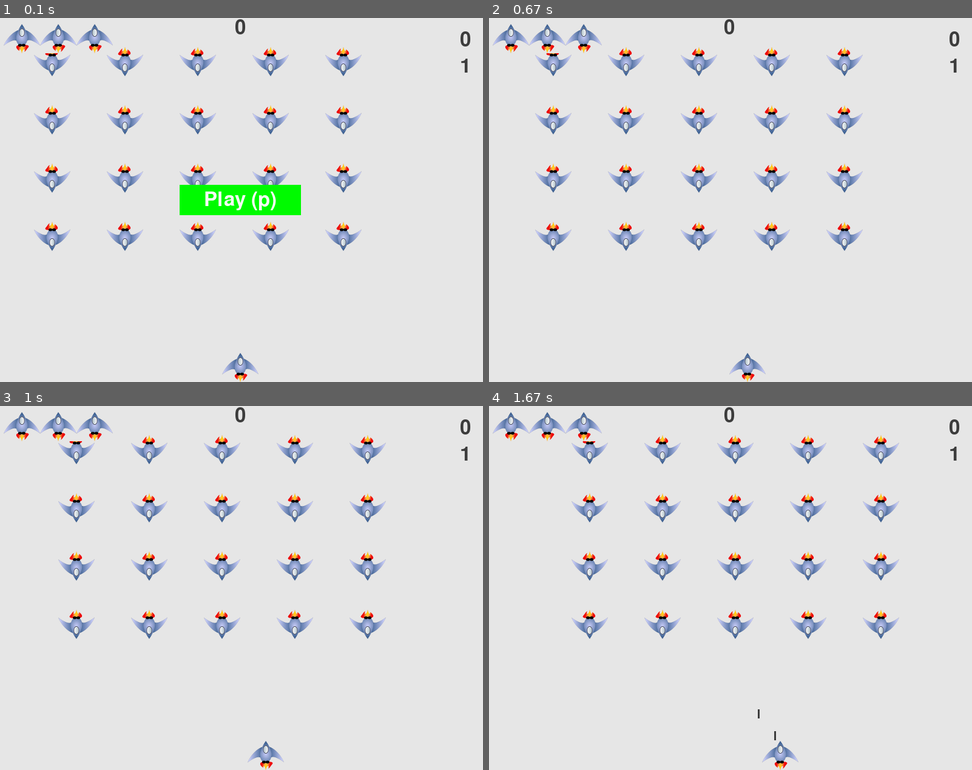
Above: before the commit, frames 1-4 (two rows, left to right).
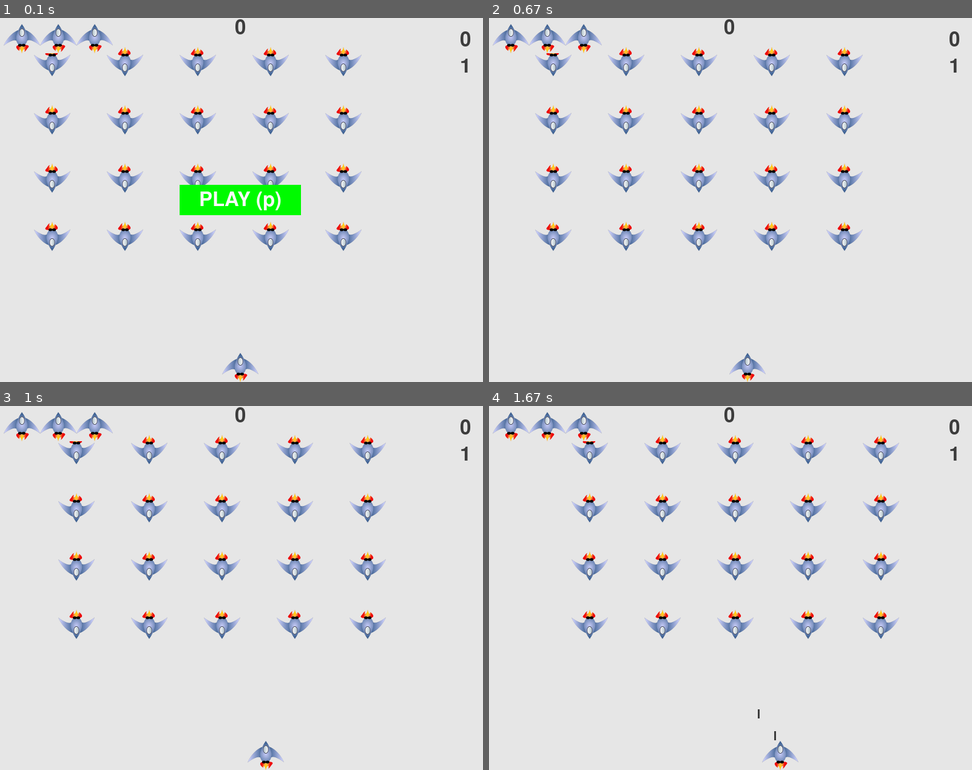
Above: after the commit, the same moments.

Repository: GEORGE1256/WAREHOUSE
Game: pygame game, started from alien_invasion/alien_invasion.py
The game is run twice, just before and just after one commit, with the same random seed, the same clock (stepped at 60 frames per second) and the same inputs.
Inputs (mouse positions are in pixels of both pictures, inside the frame that each line leads up to):
- Up to frame 1 (0.1 s): no input
- Up to frame 2 (0.67 s): hold P from 0.33 s (still down); hold Right from 0.33 s (still down)
- Up to frame 3 (1 s): release P at 0.8 s; release Right at 0.8 s; click (241, 588) at 0.88 s
- Up to frame 4 (1.67 s): hold Right 1.17-1.63 s; tap Space at 1.23, 1.53 s

The runs differ from the first frame. In frame 1, 0.5% of the frame differs, in the area x 41-59%, y 47-53%; in frame 2, nothing differs; in frame 3, nothing differs; in frame 4, nothing differs.

Commit message:
Read code and take some note

Diff:
--- a/alien_invasion/alien_invasion.py
+++ b/alien_invasion/alien_invasion.py
@@ -17,26 +17,28 @@
     pygame.init()
     # screen = pygame.display.set_mode((1200, 800))
     ai_settings = Settings()
-    screen = pygame.display.set_mode(
-        (ai_settings.screen_width, ai_settings.screen_height)
-    )
+    screen = pygame.display.set_mode((ai_settings.screen_width, ai_settings.screen_height))
     pygame.display.set_caption("Alien Invasion")
     # 创建Play 按钮
-    play_button = Button(ai_settings, screen, "Play (p)")
+    play_button = Button(ai_settings, screen, "PLAY (p)")
 
     # 创建存储游戏统计信息的实例；创建记分牌
     stats = GameStats(ai_settings)
+    # 此处的参数 = 初始化中的参数
     sb = Scoreboard(ai_settings, screen, stats)
-    # 此处的参数 = 初始化中的参数
 
     # 创建飞船；一个子弹编组；一个外星人编组
     ship = Ship(ai_settings, screen)
+
     # 创建存储子弹的编组
     bullets = Group()
+
     # 创建一个外星人
     # alien = Alien(ai_settings, screen)
+
     # 创建外星人编组
     aliens = Group()
+
     # 创建外星人群
     gf.create_fleet(ai_settings, screen, ship, aliens)
 
@@ -45,15 +47,28 @@
 
         # 监视键盘和鼠标事件
         gf.check_events(ai_settings, screen, stats, play_button, sb, ship, aliens, bullets)
+
+        # 激活游戏
         if stats.game_active:
             # 判断是否处于活动状态
+            # check_events()会改变stats.game_active的值；点击“PLAY" 按钮，这个值 =True；
             ship.update()
+            # ship 是一个类，
             gf.update_bullets(ai_settings, screen, stats, sb, ship, aliens, bullets)
             gf.update_aliens(ai_settings, stats, sb, screen, ship, aliens, bullets)
 
+            """
+            # 为啥bullets_update() 不放在 bullets.py文件中，而是放在了gf 中？就像ship.update() 一样
+            # ship.update() 和 bullets.update() 有啥不同？如果放进去有啥缺点？
+            # bullet.py中，有专门的 update() 函数；而且前者调用了后者
+            这样看来，可以把update_bullets() 放入bullet.py中
+            根据相同对象统一文件的原则，放入更方便阅读，更容易理解；
+            """
+
         # 重新绘制屏幕
+        # 如果放在 if 条件下，界面黑屏，无法显示
         gf.update_screen(ai_settings, screen, stats, sb, ship, aliens, bullets, play_button)
-        # 如果放在 if 条件下，界面黑屏，无法显示
+
 
 
 run_game()
--- a/alien_invasion/codingLog.py
+++ b/alien_invasion/codingLog.py
@@ -1,4 +1,7 @@
 """
+2020年1月28日
+1. python 文件有改动且未保存，文件名在VSCODE 标签上显示斜体字
+
 2020年1月22日
 
 1.
@@ -10,8 +13,9 @@
 = 修改路径有效：(alien_invasion\images\ship.bmp)
 
 原因如下：工作的主文件是python, 而图片路径是('image\ship.bmp'),
-系统直接在主文件Python下面找图片路径，结果肯定找不到，补充完整：
-'alien_invasion\images\ship.bmp',搞定
+系统直接在主文件Python下面找图片，结果肯定找不到，补充完整路径：
+'alien_invasion\images\ship.bmp'
+
 这个答案是在英文网站上看到的，第一次看的不是很明白，按照提示修改之后，
 反复查看，才搞懂了。
 
@@ -28,6 +32,7 @@
     1. 引入模块：import os
     2. 获取当前工作目录，并打印：print(os.getcwd())
     3. 注意打印语法： 打印内容，加括号
+    4. 任何一个script.py都可以，比如ship.py
 
 3. 报错：TypeError: '>=' not supported between instances of 'int' and 'pygame.Rect'
 = 拼写错误；
@@ -40,20 +45,24 @@
 1. rect, 首字母大写
 self.rect = pygame.Rect(0, 0, self.width, self.height)
 
+pygame中Rect(left, top, width, height)
+
 2. 没有报错，但是屏幕是黑色的
-= update_screen 函数少了写参数：stats
+= update_screen 少了参数：stats
 = 无法判断问题在哪里，猜测不到；可能是个很基础的问题，因为之前的元素也无法显示了
 = 和书本核对了两遍，没找到问题；重点核对了主框架，没发现问题
     先放过，下次再检查
 
 2020年1月25日
-1. (延续昨天的问题)= ailen_invasion, 主循环中，如果不添加“if stats.game_active:”，则可以显示飞船，但是PLAY按钮直接出现了，
-    也就是按钮判断生效导致了问题。
-检查了button的运行逻辑，game_active = False时，才显示PLAY;
-初始化状态下，game_active = Flase，且应当显示PLAY；但是没有显示；
-因为显示PLAY的update_screen函数放在了if 判断之内（game_active = True）
-所以PLAY无法显示。
+
+1. (延续昨天的问题)= ailen_invasion.py
+主循环中，如果不添加“if stats.game_active:”，则可以显示飞船，但是PLAY按钮直接出现了，
+也就是按钮判断生效导致了问题。
+
 = 将update_screen 移出if 判断之后，可以正常显示PLAY
+
+原因：update_screen 函数放在了 if stats.game_active 之中；正确的写法是不放入，
+因为在游戏没有激活的时候，也是需要update_screen 的。
 
 2. 如何确定函数的参数？
     根据函数内部，参数出现的顺序，依次排列参数
@@ -61,15 +70,17 @@
 
 3. 多动手写写“动手试一试”，可以帮助理解代码；一味的抄写代码，难免陷入无聊的境地
 
-4. 增加游戏难度
-
 2020年1月26日
 
 1. intersect:  相交; 交叉; 横穿; 贯穿; 横断;
 
-2. pygame.sprite.groupcollide()的返回值会有这三种。精灵组无碰撞发生则返回
-空字典（{}的布尔值是Flase）,发生碰撞则返回字典，其中子弹为键，外星人为值。
-每当检测到碰撞发生都会返回一个这样的字典。
+2. pygame.sprite.groupcollide() 返回值会有这3种。
+    1. 精灵组无碰撞发生则返回空字典（{}的布尔值是Flase）
+    2. 发生碰撞则返回字典，其中子弹为键，外星人为值。每当检测到碰撞发生都会返回一个这样的字典。
+    3. 如果一个子弹击中多个，则包含多个外星人（值）
+查看文档吧：groupcollide(group1, group2, dokill1, dokill2, collided = None) -> Sprite_dict
+If either dokill argument is True, the colliding Sprites will be removed from
+ their respective Group
 
 举例：
 1 {}; 没有击中
@@ -85,7 +96,7 @@
 
 不懂的模块，可以找官方文档查看；或者打印模块的返回值；
 
-3.函数round()
+3.函数round()， 圆整
 通常让小数精确到小数点后多少位，其中小数位数是由第二个实参指定的。然
 而，如果将第二个实参指定为负数，round()将圆整到最近的10、100、1000等整数倍。
 
--- a/alien_invasion/game_functions.py
+++ b/alien_invasion/game_functions.py
@@ -1,30 +1,62 @@
 import sys
+# sleep 是用来干嘛的？
 from time import sleep
 import pygame
-
 from bullet import Bullet
 from alien import Alien
+
+# 主框架中调用的函数
+def check_events(ai_settings, screen, stats, play_button, sb, ship, aliens, bullets):
+    # 响应按键和鼠标事件
+    for event in pygame.event.get():
+        if event.type == pygame.QUIT:
+            # 点击关闭
+            sys.exit()
+        elif event.type == pygame.KEYDOWN:
+            # 按键按下
+            check_keydown_events(event, ai_settings, screen, stats, sb, ship, aliens, bullets)
+        elif event.type == pygame.KEYUP:
+            # 按键松开
+            check_keyup_events(event, ship)
+        elif event.type == pygame.MOUSEBUTTONDOWN:
+            # 检查用户是否点击PLAY按钮
+            # 鼠标左击（单击）根据鼠标单击范围确定单击元素
+            mouse_x, mouse_y = pygame.mouse.get_pos()
+            # 调用PLAY按钮
+            check_play_button(ai_settings, screen, stats, play_button, sb, ship, aliens,
+                bullets, mouse_x, mouse_y)
 
 def check_keydown_events(event, ai_settings, screen, stats, sb, ship, aliens, bullets):
     # 响应按键
     if event.key == pygame.K_RIGHT:
         ship.moving_right = True
+        # 修改移动标志为True，运行到主框架中的ship.update() 时，会执行向右移动的代码；
+        # 只要一直按着RIGHT，ship.moving_right 一直等于True，ship.update 也会一直运行右移代码
+        # ship 也会一直向右移动
     elif event.key == pygame.K_LEFT:
         ship.moving_left = True
     elif event.key == pygame.K_SPACE:
         # 创建子弹，并将其加入到编组bullets中
         fire_bullet(ai_settings, screen, ship, bullets)
+        # 封装的函数，在本文件中
+        # fire_bullet() 为啥不放入bullet.py中的Bullet类中？
+
+        # 按照SPACE子弹一直发射的实现方法：参考按住右箭头ship一直右移的方法
+        # 设置射击标志，只要射击标志 =True,一直循环执行fire_bullet()代码块
     elif event.key == pygame.K_q:
         sys.exit()
+        # 退出，不是在这里封装的
     elif event.key == pygame.K_p:
-        # 按p，开始游戏， == play
+        # 按p，开始游戏
         start_game(ai_settings, screen, stats, sb, ship, aliens, bullets)
 
 def fire_bullet(ai_settings, screen, ship, bullets):
+    # 创建子弹，并将其加入到编组bullets中
     # 如果还没有达到限制，就发射一颗子弹
-    # 创建子弹，并将其加入到编组bullets中
     if len(bullets) < ai_settings.bullets_allowed:
+        # 创建bullet 实例
         new_bullet = Bullet(ai_settings, screen, ship)
+        # 加入到bullets编组中
         bullets.add(new_bullet)
 
 def check_keyup_events(event, ship):
@@ -34,39 +66,27 @@
     elif event.key == pygame.K_LEFT:
         ship.moving_left = False
 
-def check_events(ai_settings, screen, stats, play_button, sb, ship, aliens, bullets):
-    # 响应按键和鼠标事件
-    for event in pygame.event.get():
-        if event.type == pygame.QUIT:
-            sys.exit()
-        elif event.type == pygame.KEYDOWN:
-            check_keydown_events(event, ai_settings, screen, stats, sb, ship, aliens, bullets)
-        elif event.type == pygame.KEYUP:
-            check_keyup_events(event, ship)
-        elif event.type == pygame.MOUSEBUTTONDOWN:
-            # 检查用户是否点击PLAY按钮
-            mouse_x, mouse_y = pygame.mouse.get_pos()
-            # 调用PLAY按钮
-            check_play_button(ai_settings, screen, stats, play_button, sb, ship, aliens,
-                bullets, mouse_x, mouse_y)
-
 def check_play_button(ai_settings, screen, stats, play_button, sb, ship, aliens,
         bullets, mouse_x, mouse_y):
-    # 检查用户是否点击PLAY按钮
+    # 检查用户是否点击PLAY按钮；
+
     button_clicked = play_button.rect.collidepoint(mouse_x, mouse_y)
+    # 返回值 True, False；参数是光标点击的位置
+    # play_button 在主框架中定义的是，初始化程序时显示
     if button_clicked and not stats.game_active:
         # 重置游戏设置
         ai_settings.initialize_dynamic_settings()
         # 开始新的游戏
         start_game(ai_settings, screen, stats, sb, ship, aliens, bullets)
 
-
+# 初始化系统设置
 def start_game(ai_settings, screen, stats, sb, ship, aliens, bullets):
     # 按P重新开始游戏
     # 隐藏光标
     pygame.mouse.set_visible(False)
-    # 重置游戏统计信息
+    # 重置游戏统计信息：本质就是重新执行一遍对应的代码
     stats.reset_stats()
+    # 启动游戏标志
     stats.game_active = True
 
     # 重记记分牌图像；飞船与外星人撞击时调用 sb
@@ -75,7 +95,7 @@
     sb.prep_level()
     sb.prep_ships()
 
-    # 清空编组
+    # 清空编组；aliens 是在主框架中创建的编组；
     aliens.empty()
     bullets.empty()
 
@@ -83,14 +103,9 @@
     create_fleet(ai_settings, screen, ship, aliens)
     ship.center_ship()
 
-    """
-    如何确定函数参数？
-    """
-
-
-
+# 更新屏幕上的图像，切换到新屏幕
 def update_screen(ai_settings, screen, stats, sb, ship, aliens, bullets, play_button):
-    # 更新屏幕上的图像，切换到新屏幕
+
     screen.fill(ai_settings.bg_color)
     # 在飞船和外星人后面，重绘子弹
     for bullet in bullets.sprites():
@@ -115,6 +130,22 @@
         if bullet.rect.bottom <= 0:
             bullets.remove(bullet)
     # print(len(bullets))
+    """
+    为啥遍历的是bullets.copy()? 删除的是bullets.remove()?
+    好像有点感觉了，循环、删除时，是按照bullets中的元素位置执行的：1-5 逐个执行。
+    先处理第一个
+    位置，然后处理第二个位置，依次类推，不管是不是这个元素。如果循环bullets，
+    删除1 后，2 补位到 1 的
+    位置，那2 原来的位置是空，那就不会删除 2 了，最后只会删除1、3、5， 2、4 补
+    位了，所以没删除。
+
+    循环副本时，先删除 bullets 中 的 1 ，2 前移到 1 的位置；因为bullets.copy中
+    的 1 没有删除，2 不会前移，所以第二次循环 bullets.copy 中的第二个元素：2；
+    之后是循环 第三个元素：3， 依次类推，这样就避免了上面的问题。虽然bullets中
+    的元素被删除了，但是bullets.copy的元素并没有改动，所以会循环到bullets（=
+    bullets.copy）的中的所有元素。
+
+    """
 
     # 检查子弹是否击中外星人，如果击中，删除外星人和子弹; P248
     check_bullet_alien_collisions(ai_settings, screen, stats, sb, ship, aliens, bullets)
@@ -124,11 +155,11 @@
     collisions = pygame.sprite.groupcollide(bullets, aliens, True, True)
 
     if collisions:
-        # 统计分数
+        # 统计分数；collisions 返回的是字典，collisions.values(), 返回的是键值中的值。
+        # 检查每个子弹击中的外星人的数量，键值关系：一对多关系
         for aliens in collisions.values():
             stats.score += ai_settings.alien_points * len(aliens)
-            # 为啥这里统计的是len(aliens)? 什么原理？aliens 是 collisions.values()
-            # 中的aliens, 这样就说的通了。
+            # 为啥这里统计的是len(aliens)? 什么原理？aliens 是 collisions.values()中的aliens, 这样就说的通了。
             # groupcollide 返回的是字典，为啥不统计字典中元素的数量呢？
             sb.prep_score()
         # 查看是否生成新的最高分
@@ -195,9 +226,9 @@
     aliens.add(alien)
 
 def create_fleet(ai_settings, screen, ship, aliens):
-#     # create aliens
-#     # create one alien, and count the qty of alien in one lien
-#     # the space between alien = alien.width
+    # create aliens
+    # create one alien, and count the qty of alien in one lien
+    # the space between alien = alien.width
     alien = Alien(ai_settings, screen)
     number_aliens_x = get_number_aliens_x(ai_settings, alien.rect.width)
     number_rows = get_number_rows(ai_settings, ship.rect.height, alien.rect.height)
--- a/alien_invasion/scoreboard.py
+++ b/alien_invasion/scoreboard.py
@@ -1,4 +1,5 @@
 
+# 用来设置字体
 import pygame.font
 from pygame.sprite import Group
 # 用来创建飞船编组，显示剩余的ship
@@ -18,14 +19,14 @@
         self.text_color = (60, 60, 60)
         self.font = pygame.font.SysFont(None, 48)
 
-        # 准备初始得分图像
+        # 准备初始得分（将文本转换为图片）
         # 当前得分
         self.prep_score()
         # 最高分
         self.prep_high_score()
         # 等级
         self.prep_level()
-        # 剩余飞船
+        # 剩余飞船数量
         self.prep_ships()
 
 
@@ -34,7 +35,11 @@
         rounded_score = round(self.stats.score, -1)
         # round()将圆整到最近的10、100、1000等整数倍
         score_str = "{:,}".format(rounded_score)
-        # 正则，添加千位分隔符；自动转换为str；
+        # 格式化输出字符，添加千位分隔符；自动转换为str；
+        # 以上两句，可以用一句实现么？可以的
+        # score_str = "{:,}".format(round(self.stats.score, -1))
+
+        # 将字符转换为图像
         self.score_image = self.font.render(score_str, True, self.text_color, self.ai_settings.bg_color)
 
         # 将得分放到屏幕右上角
@@ -42,10 +47,18 @@
         self.score_rect.right = self.screen_rect.right -20
         self.score_rect.top = 20
 
+        """
+        思路：
+        1. 处理数据
+        2. 将数据转换为图像
+        3. 图像在screen的位置
+        """
+
     def prep_high_score(self):
         # 将最高分渲染为图像
         rounded_high_score = round(self.stats.high_score, -1)
         high_score_str = "{:,}".format(rounded_high_score)
+
         self.high_score_image = self.font.render(high_score_str, True, self.text_color, self.ai_settings.bg_color)
 
         # 将图片放到屏幕顶部中央
@@ -56,6 +69,7 @@
     def prep_level(self):
         # 将等级渲染为图像
         self.level_image = self.font.render(str(self.stats.level), True, self.text_color, self.ai_settings.bg_color)
+
         # 将等级放在得分下方
         self.level_rect = self.level_image.get_rect()
         self.level_rect.right = self.score_rect.right
@@ -65,32 +79,39 @@
         # 显示剩余飞船
         self.ships = Group()
         # 创建空编组，存储飞船实例
+
         for ship_number in range(self.stats.ships_left):
-            # 剩余N 个飞船，循环N 次，绘制N 个飞船
+            # 剩余N 个飞船，循环N 次，在screen 绘制N 个飞船
             ship = Ship(self.ai_settings, self.screen)
-            """ 这句忘了是什么意思了，想不起来，尤其是 2 个参数
-            Ship 类中，需要2 个参数，如上；"""
+            """
+            这句忘了是什么意思了，想不起来，尤其是 2 个参数
+            Ship 类中需要2 个参数，如上, 不是固定的语法；
+            = 创建飞船实例
+            """
             ship.rect.x = 10 + ship_number * ship.rect.width
             ship.rect.y = 10
             # ship是横着排列的
+
             self.ships.add(ship)
             # 将新飞船添加到编组中
 
+            # 不用编组会如何？报错;绘制剩余ship时，绘制的是ships编组；
+
     def show_score(self):
-        # 显示得分；更新屏幕是调用
+        # 显示得分；更新屏幕时调用此代码块
         self.screen.blit(self.score_image, self.score_rect)
         self.screen.blit(self.high_score_image, self.high_score_rect)
         self.screen.blit(self.level_image, self.level_rect)
 
-        # 绘制飞船;参数表示绘制位置；
+        # 绘制剩余飞船;参数表示绘制位置；
         self.ships.draw(self.screen)
 
 
-        """
-        在界面添加元素的思路：
-        1. 先显示初始值：在game.stats.py 显示初始值
-        2. 显示游戏过程中的值：在scoreboard.py 显示游戏过程中的值
-        3. 最后屏幕更新到最新的值：self.screen.blit()；这一步可以归类到上一步
-        4. 写出元素的计算逻辑：game_functins.py
-        prep_level 被调用了 2 次，一次是初始化的时候，显示当前等级；另一次是游戏进行过程中（当外星人全部被消灭之后，调用一次）
-        """
+"""
+在界面添加元素的思路：
+1. 先显示初始值：在game.stats.py 显示初始值
+2. 显示游戏过程中的值：在scoreboard.py 显示游戏过程中的值
+3. 最后屏幕更新到最新的值：self.screen.blit()；这一步可以归类到上一步
+4. 写出元素的计算逻辑：game_functins.py
+prep_level 被调用了 2 次，一次是初始化的时候，显示当前等级；另一次是游戏进行过程中（当外星人全部被消灭之后，调用一次）
+"""
--- a/alien_invasion/settings.py
+++ b/alien_invasion/settings.py
@@ -56,3 +56,18 @@
         # 提高得分速度
         self.alien_points = int(self.alien_points * self.score_scale)
         # print(self.alien_points)；没打击完一次外星人编组之后，分值增加一次
+
+"""
+代码有两种布置方式：
+1. 按照对象布置：如ship 是根据ship 这个对象的操作，放在一起，方便调用和搜索，类似的还有 aliens.py, bullets.py
+
+2. 根据代码功能布置：比如settings，收集的所有的配置项目，好处是可以快速的调整配置，不需要在各个对象文件中寻找
+
+3. 每个文件内部，再根据一定规则分类：比如settings.py文件中，根据设置功能、使用节点、类型分类，将增加速度
+    的设置单独封装（increase_speed()）。
+
+以上两种方法，第一种更常见、普遍，第二种较少。
+
+总之，一切都是为了更好的理解、调整。
+
+"""
--- a/alien_invasion/ship.py
+++ b/alien_invasion/ship.py
@@ -1,3 +1,7 @@
+# import os
+# print("current working directory", os.getcwd())
+# 以上代码用来确认当前文件的工作路径
+
 import pygame
 from pygame.sprite import Sprite
 # 因为要显示剩余的ship数量，所以需要调用Sprite
@@ -7,8 +11,9 @@
 
     def __init__(self, ai_settings, screen):
         # 初始化飞船；设置飞船初始位置
+        # Sprite
         super(Ship, self).__init__()
-        # Sprite
+
         self.screen = screen
         self.ai_settings = ai_settings
 
@@ -23,10 +28,20 @@
 
         # 在ship的属性center中，存储小数值
         self.center = float(self.rect.centerx)
+        # 为啥要这么做？ship 更顺畅的移动？
+
+        """
+        思路：
+        1. 导入图像文件
+        2. 获取图片、screen的rect 值
+        3. 表示图片在screen 的相对位置
+        """
 
         # 移动标志
         self.moving_right = False
         self.moving_left = False
+        # 移动标志，相当于一个开关；通过在其他代码中，修改移动标志的值，
+        # 触发相应的代码。
 
     def update(self):
         # 根据移动标志，调整飞船位置
@@ -41,6 +56,7 @@
 
         # 根据self.settings 更新 rect 对象
         self.rect.centerx = self.center
+        """在__init__代码中，有相反的写法，此处又还原了，目的是保存小数点的值；"""
 
     def blitme(self):
         # 在指定位置绘制飞船
@@ -52,6 +68,6 @@
 
 
 
-        """
-        # 使用sprite时，类中要传入sprite 参数
-        """
+"""
+# 使用sprite时，类中要传入sprite 参数
+"""
